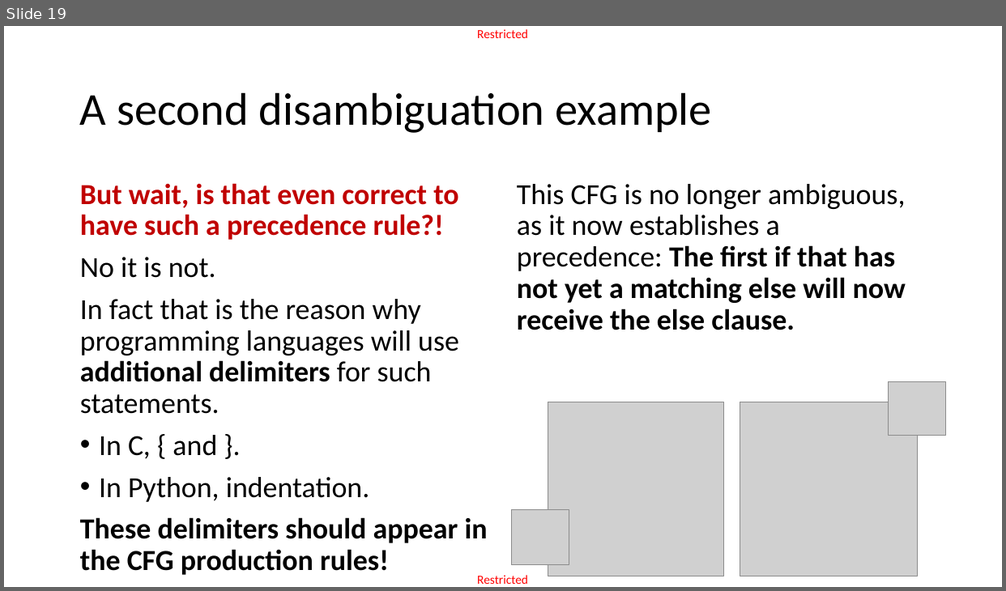
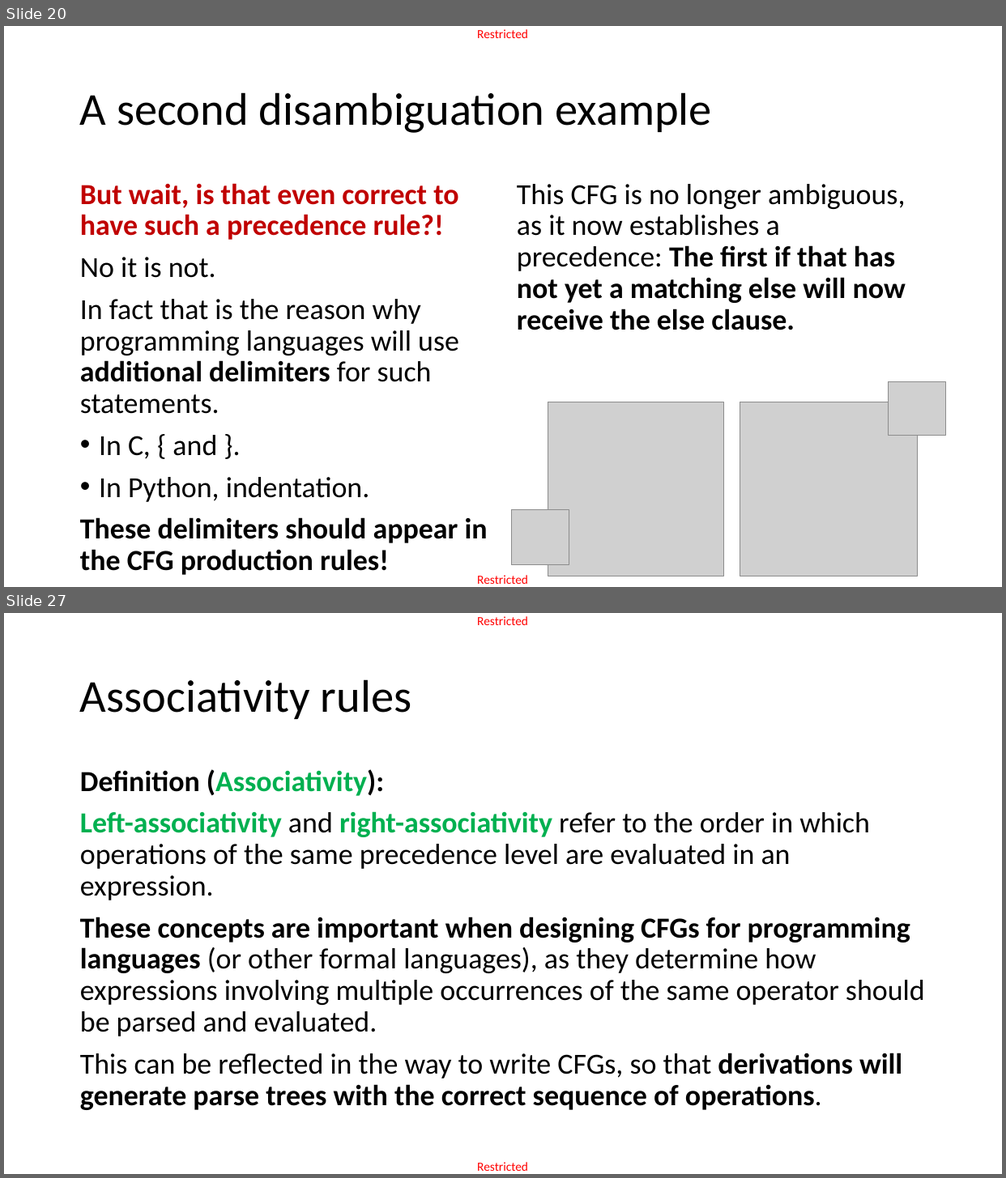
Before and after one commit to matthieudemari/SUTD_PLC_50_051, a slide deck: W10/W10S3/W10S3.pptx. Shown one above the other, each under a label of ours: slide 19 before the commit, slides 20 and 27 after it; the slides between them are not shown. The pictures are 1006x591 and 1006x1178 pixels, drawn with LibreOffice and Linux fonts; fonts in the diff are those of the drawing; grey boxes stand for pictures. Boxes give left, top, right and bottom in pixels: in the first picture for what was removed or moved away, otherwise in the second. Text is boxed around its words. In the diff, an @@ line names an element or a change of style, - is before the commit and + after.

```diff
--- a/W10/W10S3/W10S3.pptx
+++ b/W10/W10S3/W10S3.pptx
@@ slide 27 added at (x1=4, y1=613, x2=1002, y2=1174), background #FFFFFF; not listed: 2 template elements that a slide beside it also shows @@
@@ title added at (x1=80, y1=679, x2=411, y2=719), 44 pt, text #000000 @@
+Associativity rules
@@ text added at (x1=80, y1=769, x2=925, y2=1110), 28 pt, text #000000 @@
+Definition (Associativity):
+Left-associativity and right-associativity refer to the order in which operations of the same precedence level are evaluated in an expression.
+These concepts are important when designing CFGs for programming languages (or other formal languages), as they determine how expressions involving multiple occurrences of the same operator should be parsed and evaluated.
+This can be reflected in the way to write CFGs, so that derivations will generate parse trees with the correct sequence of operations.
@@ what was slide 19 is now slide 20 @@
```
Also in this commit, not shown: 5 slides changed, 66 other slides added, 6 slides removed, 3 other files.
